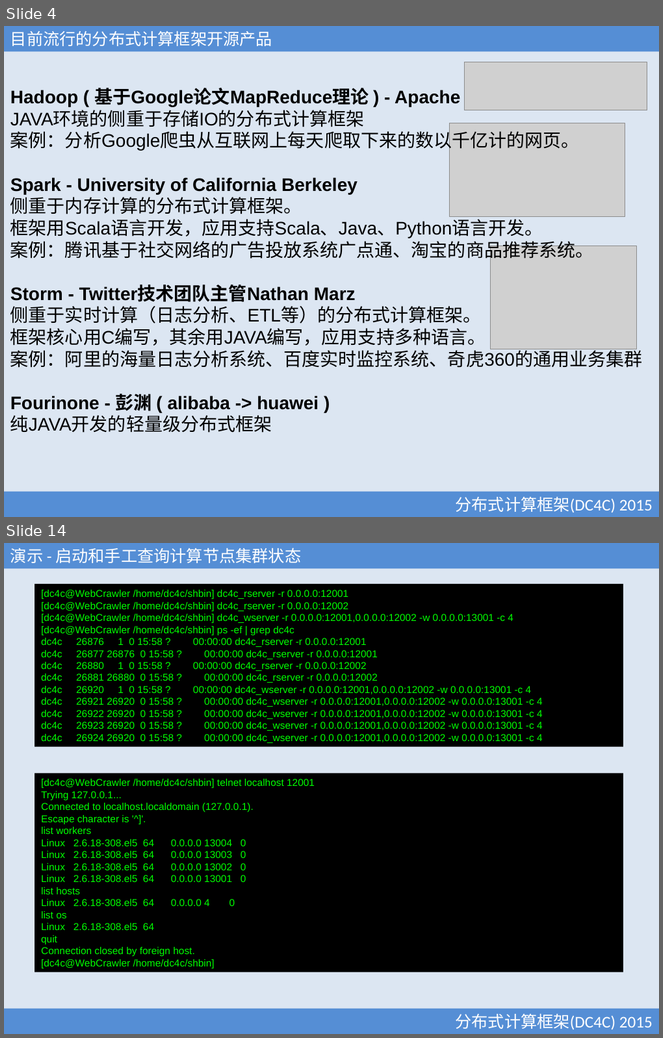
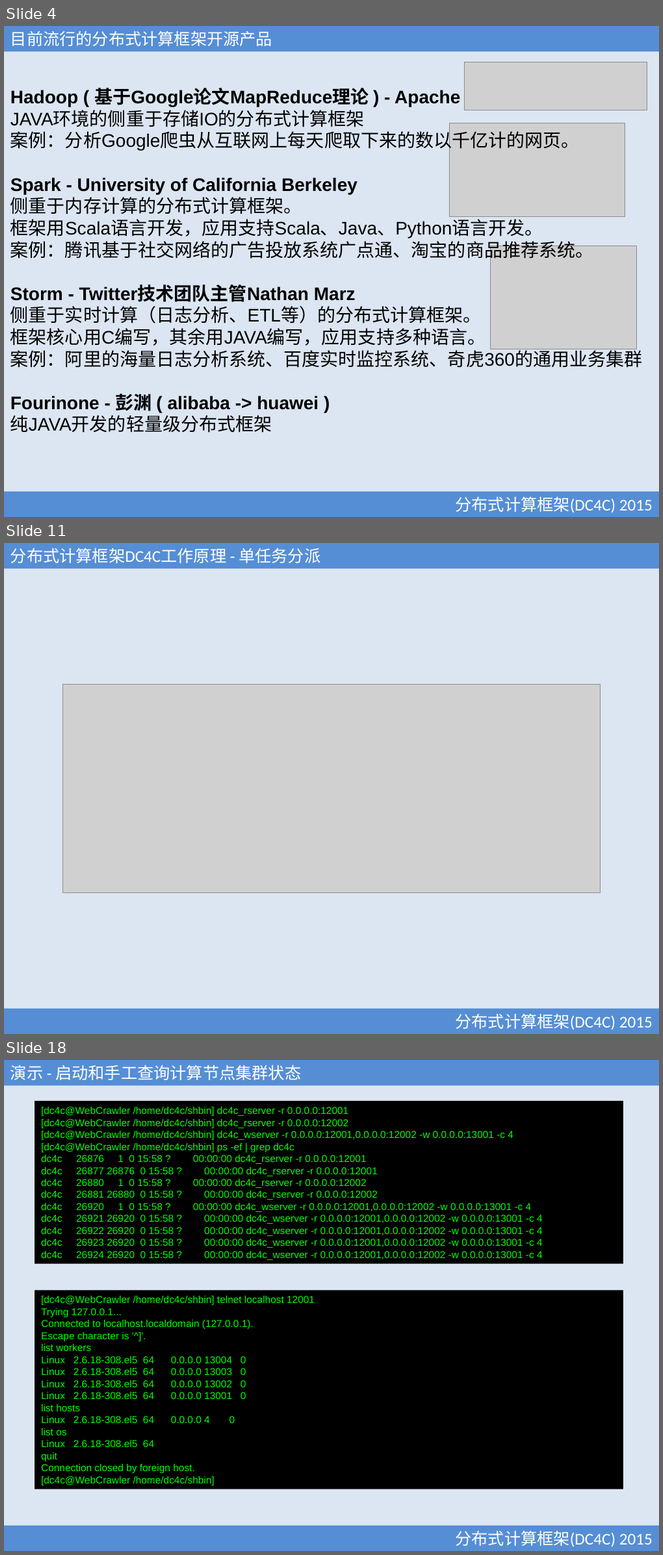
Before and after one commit to xubingyue/dc4c, a slide deck: doc/DC4C.ppt. Shown one above the other, each under a label of ours: slides 4 and 14 before the commit, slides 4, 11 and 18 after it; the slides between them are not shown. The pictures are 663x1038 and 663x1555 pixels, drawn with LibreOffice and Linux fonts; fonts in the diff are those of the drawing; grey boxes stand for pictures. Boxes give left, top, right and bottom in pixels: in the first picture for what was removed or moved away, otherwise in the second. Text is boxed around its words. In the diff, an @@ line names an element or a change of style, - is before the commit and + after.

```diff
--- a/doc/DC4C.ppt
+++ b/doc/DC4C.ppt
@@ slide 11 added at [4, 543, 659, 1034], background #DCE6F2 @@
@@ rectangle added at [4, 543, 659, 568], fill #558ED5, 18 pt, text #FFFFFF @@
+分布式计算框架DC4C工作原理 - 单任务分派
@@ picture added at [63, 685, 601, 893] @@
@@ rectangle added at [4, 1009, 659, 1034], fill #558ED5, 18 pt, text #FFFFFF @@
+分布式计算框架(DC4C) 2015
@@ what was slide 14 is now slide 18 @@
```
Also in this commit, not shown: 11 slides changed, 3 other slides added, 14 other files.
